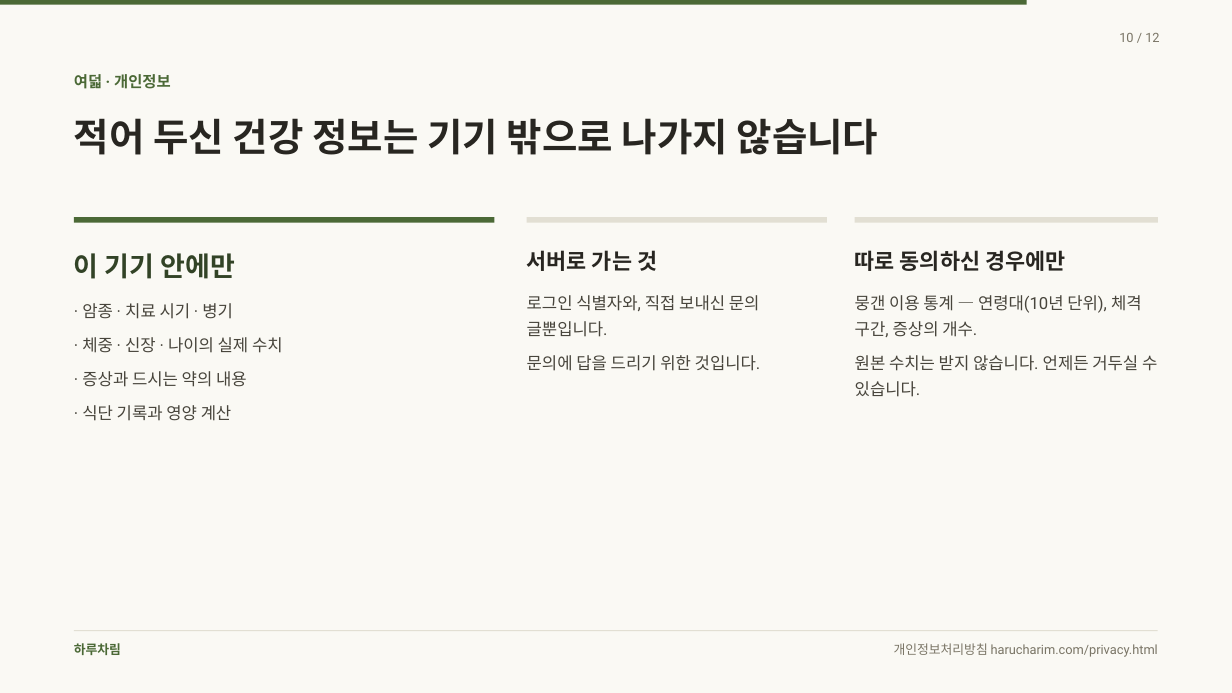
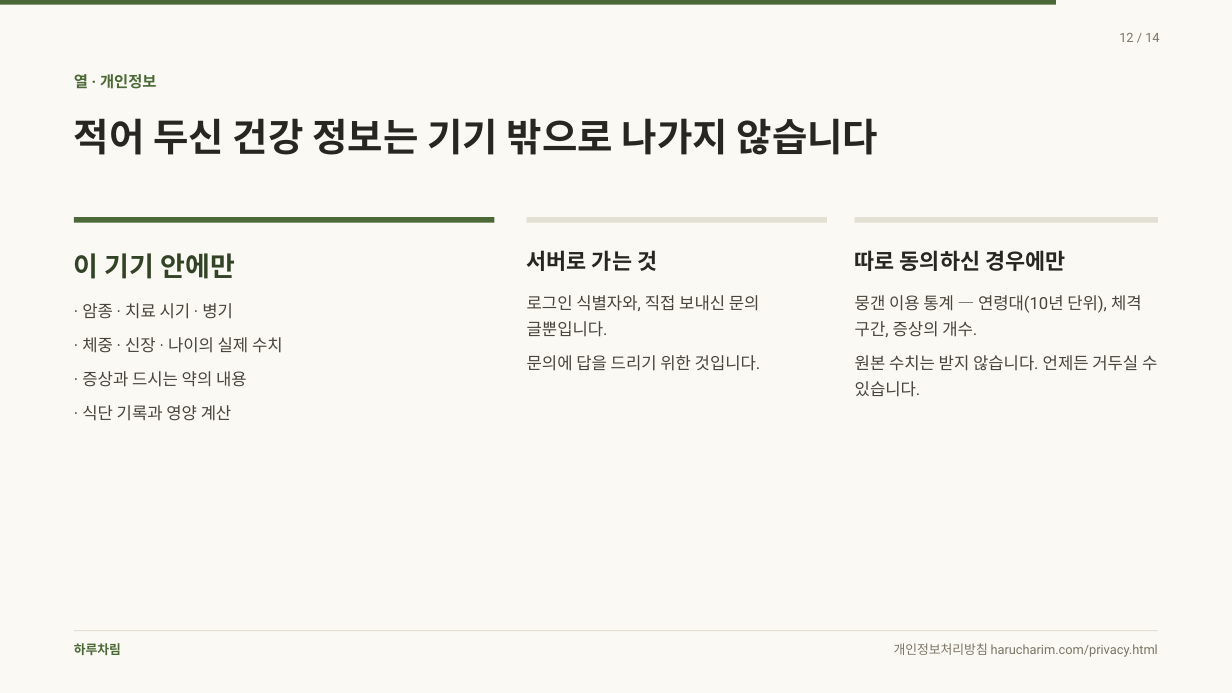
Before and after one commit to rohkwangwon-lang/harucharim-app, a slide deck: slide 12 of docs/홍보/하루차림-발표.pptx (slide 10 before the commit). Drawn at 1232x693 pixels with LibreOffice and Linux fonts; fonts in the diff are those of the drawing. Boxes give left, top, right and bottom in pixels: in the first picture for what was removed or moved away, otherwise in the second. Text is boxed around its words. In the diff, an @@ line names an element or a change of style, - is before the commit and + after.

```diff
--- a/docs/홍보/하루차림-발표.pptx
+++ b/docs/홍보/하루차림-발표.pptx
@@ rectangle: place and size @@
-rectangle at bbox=[0, 0, 1027, 5]
+rectangle at bbox=[0, 0, 1056, 5]
@@ text at bbox=[1119, 33, 1159, 42]: text changed @@
-10 / 12
+12 / 14
@@ text at bbox=[74, 74, 157, 89]: text changed @@
-여덟 · 개인정보
+열 · 개인정보
```
Also in this commit, not shown: 11 other slides changed, 2 slides added, 16 other files.
